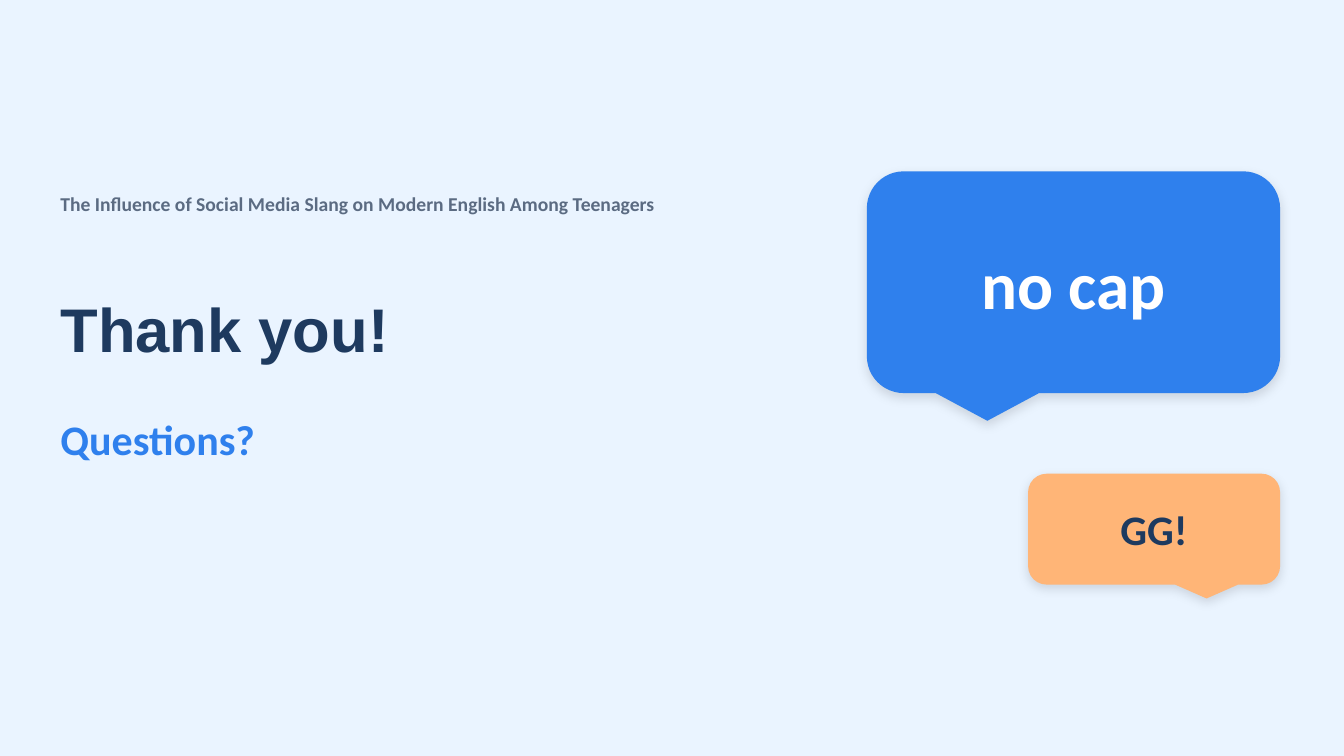
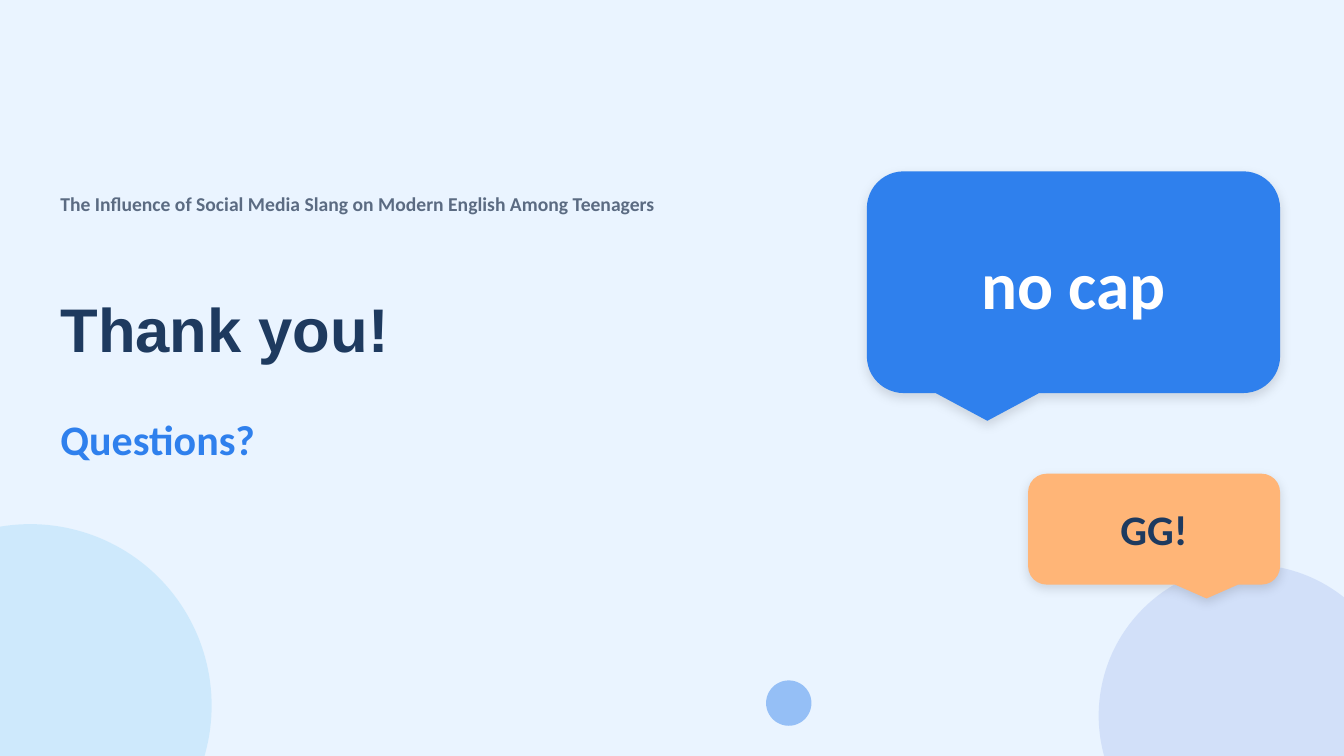
Before and after one commit to araymyrkieva9-sketch/english-daptar, a slide deck: slide 19 of variants/Slang_Presentation_1_Sky_Blue.pptx. Drawn at 1344x756 pixels with LibreOffice and Linux fonts; fonts in the diff are those of the drawing. Boxes give left, top, right and bottom in pixels: in the first picture for what was removed or moved away, otherwise in the second. Text is boxed around its words. In the diff, an @@ line names an element or a change of style, - is before the commit and + after.

```diff
--- a/variants/Slang_Presentation_1_Sky_Blue.pptx
+++ b/variants/Slang_Presentation_1_Sky_Blue.pptx
@@ ellipse added at [0,524,212,756], fill #6CC6F2 at 22% opacity @@
@@ ellipse added at [1099,565,1344,756], fill #4A6FDC at 15% opacity @@
@@ ellipse added at [766,681,812,726], fill #2F80ED at 45% opacity @@
```
Also in this commit, not shown: 18 other slides changed, 3 other files.
